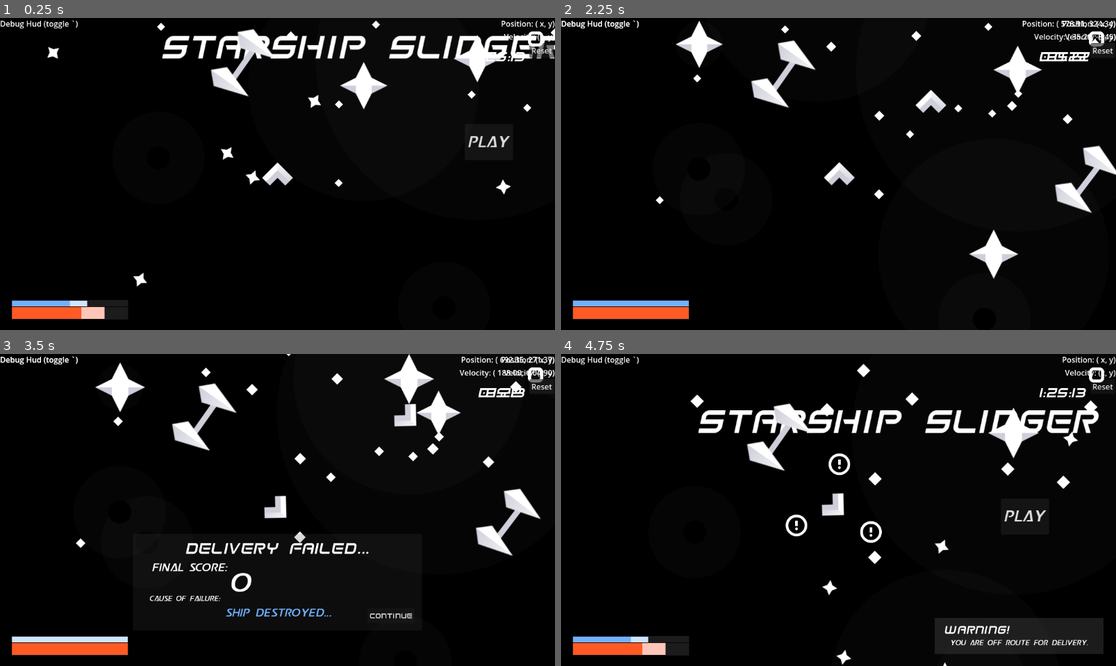
Above: before the commit, frames 1-4 (two rows, left to right).
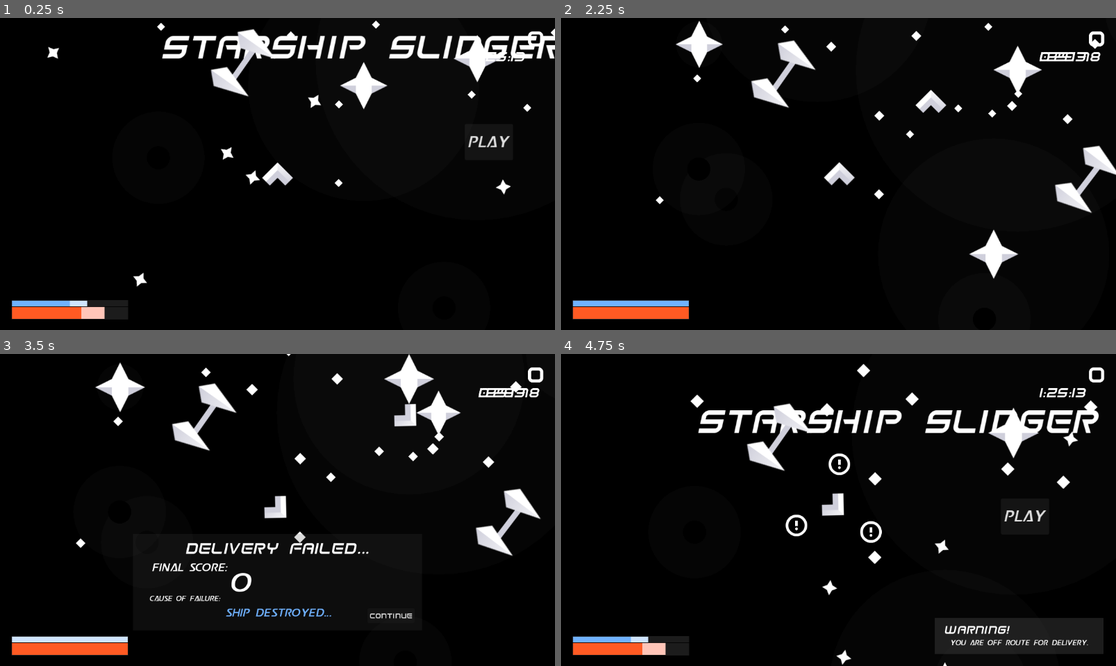
Above: after the commit, the same moments.

Repository: SpaceDemonMars/Spaceship-Slinger
Game: Godot game, scene res://Levels/dev_testing.tscn
The game is run twice, just before and just after one commit, with the same random seed, the same clock (stepped at 60 frames per second) and the same inputs.
Inputs:
- Up to frame 1 (0.25 s): no input
- Up to frame 2 (2.25 s): click "Play" at 0.5 s; click "Continue" at 1.25 s; click "Play" at 2 s
- Up to frame 3 (3.5 s): hold Right (Right) from 2.78 s (still down)
- Up to frame 4 (4.75 s): release Right (Right) at 3.5 s; click "Continue" at 3.5 s; hold Down (ThrustBackwards) from 4.28 s (still down)

The runs differ from the first frame. In frame 1, 0.4% of the frame differs, in the area x 0-100%, y 0-13%; in frame 2, 0.8%; in frame 3, 0.8%, in the area x 0-100%, y 0-15%; in frame 4, 0.4%.
Error in both runs: Invalid access to property or key 'hud' on a base object of type 'Control (main_menu.gd)'. (res://Scripts/player_movement.gd:84)

Commit message:
Time Based Scoring

Diff:
--- a/starship-slinger/Levels/0_levelObjects.tscn
+++ b/starship-slinger/Levels/0_levelObjects.tscn
@@ -10,6 +10,9 @@
 [node name="LevelObjects" type="Node2D"]
 script = ExtResource("1_v2pbu")
 playerStartPos = Vector2(575, 325)
+ExpectedCompletionTime = 15.0
+MaxCompletionTime = 30.0
+scoringMargin = 5.0
 
 [node name="ObjBlackhole" parent="." node_paths=PackedStringArray("sibling") instance=ExtResource("2_v2pbu")]
 position = Vector2(154, 528)
--- a/starship-slinger/Scenes/debug_hud.tscn
+++ b/starship-slinger/Scenes/debug_hud.tscn
@@ -3,6 +3,7 @@
 [ext_resource type="Script" uid="uid://12etm8lfvekw" path="res://Scripts/debug_hud.gd" id="1_v5w1d"]
 
 [node name="DebugHud" type="CanvasLayer"]
+visible = false
 script = ExtResource("1_v5w1d")
 
 [node name="Pos" type="Label" parent="."]
--- a/starship-slinger/Scripts/Menus/win_screen.gd
+++ b/starship-slinger/Scripts/Menus/win_screen.gd
@@ -17,16 +17,10 @@
 @export var slowText : String
 
 
-enum SpeedRating {
-	NONE  = 0,
-	FAST = 1,
-	SLOW = 2
-}
-
 # score = score for delivery
 func popupInit(isBScore : bool = false, isHScore : bool = false,
 	hasTimeInfo : bool = false, eTime : String = "", aTime : String = "",
-	speed : int = SpeedRating.NONE) -> void:
+	speed : int = GameManager.SpeedRating.NONE) -> void:
 	GameManager.settingsOpen = true;
 	#scores
 	scoreValue.text = "+%d" % GameManager.levelScore
--- a/starship-slinger/Scripts/m_gameManager.gd
+++ b/starship-slinger/Scripts/m_gameManager.gd
@@ -54,8 +54,11 @@
 	if (Input.is_action_just_pressed("Settings") and !settingsOpen): openSettingsMenu()
 	if (!settingsOpen and !isInMenu):
 		gameTimer += delta
-		activeLevel.hud.setTimer(gameTimer)
-
+		if (activeLevel.hasMaxTime):
+			activeLevel.hud.setTimer(activeLevel.MaxCompletionTime - gameTimer)
+			checkMaxTime()
+		else:
+			activeLevel.hud.setTimer(gameTimer)
 
 func load_levels():
 	var folder = DirAccess.open(levelsFolder)
@@ -80,15 +83,33 @@
 
 func destinationEntered():
 	var win = winScreen.instantiate() as CanvasLayer
-	levelScore = (randi() % 20) + 1 #TODO: get this from level data/calculate bonus
+	var speedScore = calculateScore()
 	totalScore += levelScore
 	activeLevel.hud.setScore()
 	add_child(win)
 	win.popupInit(checkBestScore(), checkHighScore(),
-		true, utilConvertTimetoString(30.0), utilConvertTimetoString(gameTimer), 2)
+		true, utilConvertTimetoString(activeLevel.ExpectedCompletionTime),
+		utilConvertTimetoString(gameTimer), speedScore)
 	#TODO: get time info from lvl data 			#TODO: find way to rate completion time
 	saveGame()
 
+
+enum SpeedRating {
+	NONE  = 0,
+	FAST = 1,
+	SLOW = 2
+}
+func calculateScore() -> int:
+	var retVal := SpeedRating.NONE
+	if (!activeLevel.hasExpectedTime):
+		levelScore = activeLevel.goalValue
+	else:
+		levelScore = activeLevel.goalValue * (activeLevel.ExpectedCompletionTime/gameTimer)
+		if (gameTimer <= (activeLevel.ExpectedCompletionTime - activeLevel.scoringMargin)):
+			retVal = SpeedRating.FAST
+		elif (gameTimer >= (activeLevel.ExpectedCompletionTime + activeLevel.scoringMargin)):
+			retVal = SpeedRating.SLOW
+	return retVal
 
 func checkBestScore() -> bool:
 	if (levelScore > bestScore and levelScore != 0) :
@@ -100,6 +121,9 @@
 		highScore = totalScore
 		return true
 	return false
+func checkMaxTime():
+	if (gameTimer >= activeLevel.MaxCompletionTime):
+		playerLost(LossCause.SLOW)
 
 func utilConvertTimetoString(time: float) -> String:
 	@warning_ignore("integer_division")
--- a/starship-slinger/level_data.gd
+++ b/starship-slinger/level_data.gd
@@ -8,8 +8,13 @@
 
 #@export var LevelObjects : PackedScene
 @export var playerStartPos : Vector2
+@export var goalValue := 100
+var hasExpectedTime : bool
 @export var ExpectedCompletionTime : float
+var hasMaxTime : bool
 @export var MaxCompletionTime : float
+#scoring margin is seconds +/- the expected time to give the fast/normal/slow ratings
+@export var scoringMargin : float
 var playerScene: PackedScene = preload("res://Objects/obj_player.tscn")
 var backgroundManager: PackedScene = preload("res://Objects/obj_backgroundManager.tscn")
 var gameplayHud: PackedScene = preload("res://Scenes/gameplay_hud.tscn")
@@ -19,6 +24,9 @@
 
 
 func _ready():
+	hasExpectedTime = ExpectedCompletionTime > 0.0
+	hasMaxTime = MaxCompletionTime > 0.0
+
 	hud = gameplayHud.instantiate() as CanvasLayer
 	add_child(hud)
 
